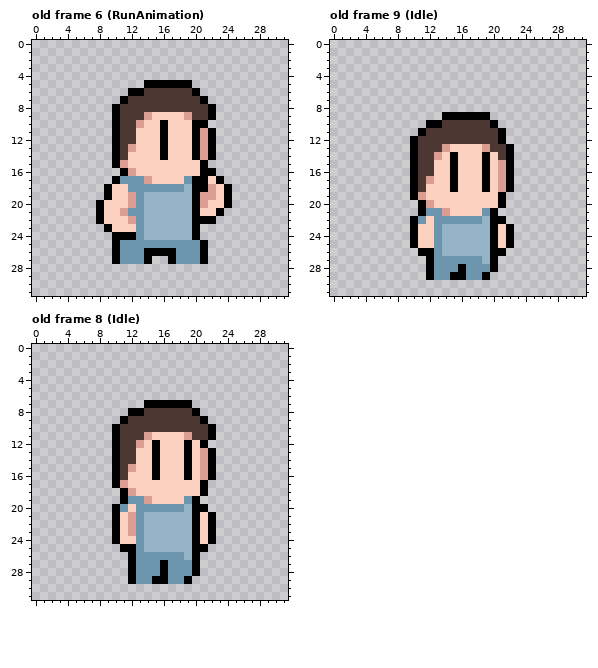
File history of a pixel-art file, LudamDare49/Assets/Texture/Character.aseprite. The picture above is the old version.
32x32 pixels, 10 frames. Shown: old frame 6 (RunAnimation), old frame 9 (Idle), old frame 8 (Idle). The commit also changed other frames, which this record leaves out.
The result:
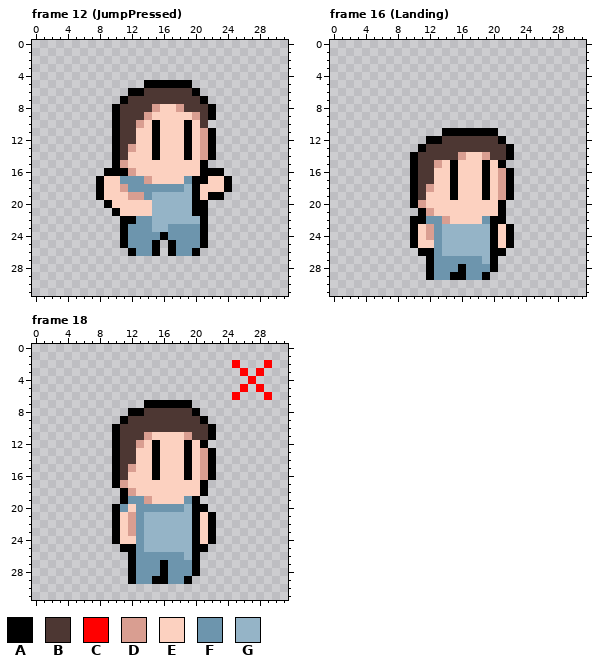
Palette (. is transparent): A #000000  B #4d3733  C #ff0000  D #d99e91  E #fcd1c0  F #6d95ad  G #95b4c7
A new or re-ordered frame is compared with the old frame closest to it.
From old to new:
frames 10 -> 23
--- frame 12 (JumpPressed) is new; against old frame 6 (RunAnimation)
@@ x 6..26 @@
  7 .....ABBBBBBBBBA.....
- 8 ....ABBBBBBBBBBBA....
- 9 ....ABBBDEEEEDBBA....
-10 ....ABBDEEAEEEAA.....
-11 ....ABBEEEAEEEADA....
-12 ....ABBEEEAEEEADA....
-13 ....ABDEEEAEEEADA....
-14 ....ABEEEEAEEEADA....
+ 8 ....ABBBBDEEDBBBA....
+ 9 ....ABBBDEEEEEDBA....
+10 ....ABBDEAEEEAEB.....
+11 ....ABBEEAEEEAEDA....
+12 ....ABBEEAEEEAEDA....
+13 ....ABDEEAEEEAEDA....
+14 ....ABEEEAEEEAEDA....
 15 ....ADEEEEEEEEEA.....
-16 .....ADEEEEEEEEAA....
-17 ....AFFFDEEEEFAAEA...
-18 ...AEEFFFFFFFGAADEA..
-19 ...AEEDFGGGGGGADDEA..
-20 ..AEEEDFGGGGGGADEEA..
-21 ..AEEDFFGGGGGGAEEA...
-22 ..AEEEDFGGGGGGAAA....
-23 ...AEEEFGGGGGGA......
-24 ....AAAFGGGGGGA......
-25 ....AFFFFFFFFFFA.....
-26 ....AFFFAAAAFFFA.....
-27 ....AFFFA..AFFFA.....
+16 ...AAADEEEEEEEEAAA...
+17 ..AEEFFFDEEEEFAAEEA..
+18 ..AEEDFFFFFFFGAEEEA..
+19 ..AEEEDDFGGGGGAEAA...
+20 ...AEEEEEGGGGGAA.....
+21 ....AEEEEGGGGGAA.....
+22 .....AAFFGGGGGGA.....
+23 .....AFFFGGFFFFA.....
+24 .....AFFFFAFFFFA.....
+25 .....AFFFA.AFFFA.....
+26 ......AFFA.AFFA......
+27 .....................
 28 .....................
--- frame 16 (Landing) is new; against old frame 9 (Idle)
@@ x 8..24 @@
  8 .................
- 9 ......AAAAAA.....
-10 ....AABBBBBBA....
-11 ...ABBBBBBBBBA...
-12 ..ABBBBBBBBBBA...
-13 ..ABBBDEEEEDBBA..
-14 ..ABBDEAEEEAEBA..
-15 ..ABBEEAEEEAEDA..
+ 9 .................
+10 .................
+11 ......AAAAAAA....
+12 ....AABBBBBBBA...
+13 ...ABBBBBBBBBBA..
+14 ..ABBBBBDEEDBBA..
+15 ..ABBDEAEEEAEA...
 16 ..ABBEEAEEEAEDA..
-17 ..ABDEEAEEEAEDA..
-18 ..ABEEEAEEEAEDA..
-19 ..ADEEEEEEEEEA...
-20 ...ADEEEEEEEEA...
-21 ...AFFDEEEEFA....
-22 ..AFEFFFFFFGAA...
-23 ..AEEFGGGGGGAEA..
-24 ..AEEFGGGGGGAEA..
+17 ..ABBEEAEEEAEDA..
+18 ..ABDEEAEEEAEDA..
+19 ..ABEEEAEEEAEDA..
+20 ..ADEEEEEEEEEA...
+21 ...ADEEEEEEEEA...
+22 ..AAFFDEEEEFAA...
+23 ..AEDFGGGGGGAEA..
+24 ..AEDFGGGGGGAEA..
 25 ..AEEFGGGGGGAEA..
--- frame 18 is new; against old frame 8 (Idle)
@@ x 23..31 @@
  1 .........
- 2 .........
- 3 .........
- 4 .........
- 5 .........
- 6 .........
+ 2 ..C...C..
+ 3 ...C.C...
+ 4 ....C....
+ 5 ...C.C...
+ 6 ..C...C..
  7 .........
Changed places in both pictures, as pixel boxes (x1, y1, x2, y2):
changed: (96, 104, 232, 264)
changed: (410, 112, 514, 240)
added: (232, 360, 272, 400)
